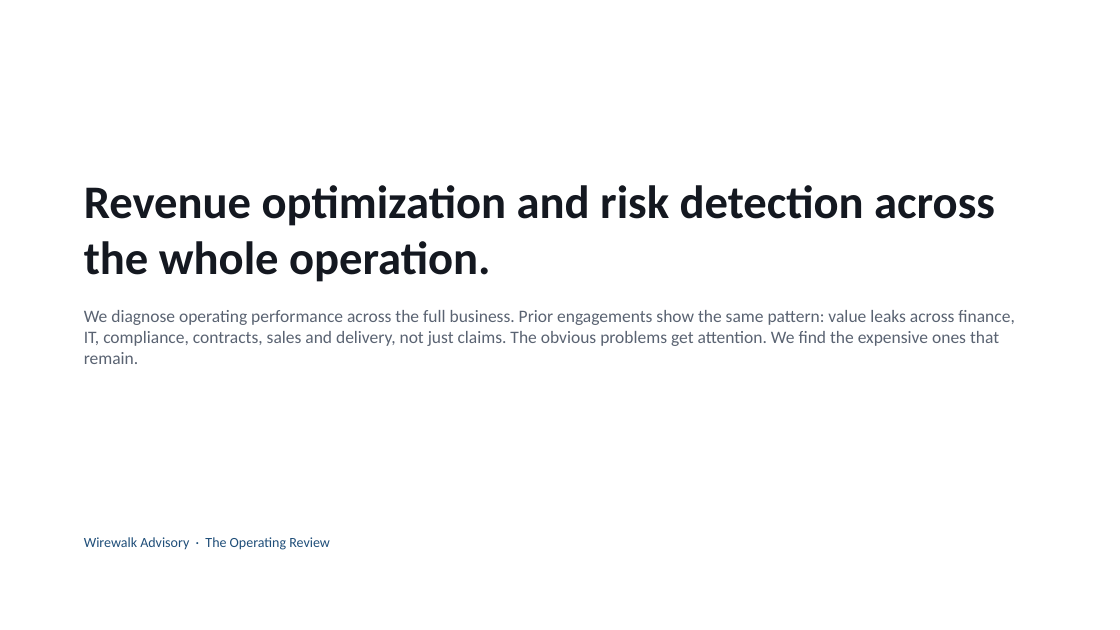
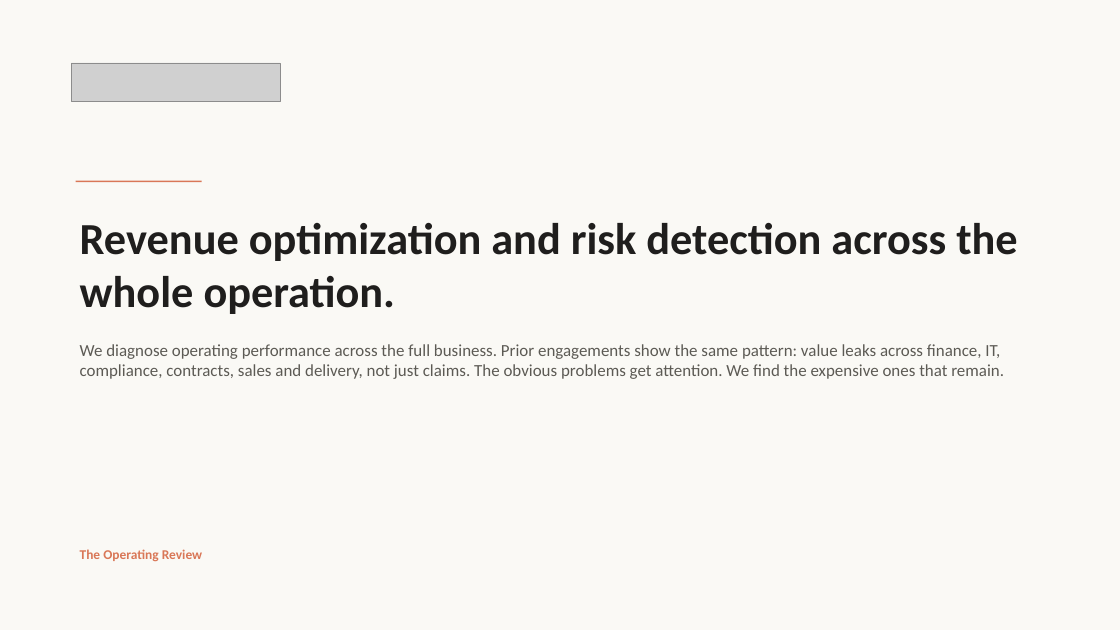
Before and after one commit to wirewalktech/AI-Extension, a slide deck: slide 1 of operating-review.pptx. Drawn at 1120x630 pixels with LibreOffice and Linux fonts; fonts in the diff are those of the drawing; grey boxes stand for pictures. Boxes give left, top, right and bottom in pixels: in the first picture for what was removed or moved away, otherwise in the second. Text is boxed around its words. In the diff, an @@ line names an element or a change of style, - is before the commit and + after.

```diff
--- a/operating-review.pptx
+++ b/operating-review.pptx
@@ background #FFFFFF to #FAF9F5 @@
@@ picture added at bbox=[71, 63, 280, 102] @@
@@ text "Revenue optimization and risk detection ...": place and size @@
-text "Revenue optimization and risk detection ..." at bbox=[84, 185, 1014, 364]
+text "Revenue optimization and risk detection ..." at bbox=[80, 223, 1017, 379]
@@ text "Revenue optimization and risk detection ..." at bbox=[80, 223, 1017, 379]: size 40 to 38 pt, text colour #141820 to #1F1E1D in "Revenue optimization and risk detection across the ..."; size 15 to 14.5 pt, text colour #5A6372 to #5C5A54 in "We diagnose operating performance across the full ..."; more space between paragraphs @@
@@ rectangle added at bbox=[76, 181, 202, 182], fill #D97757 @@
@@ text at bbox=[80, 549, 202, 561]: text changed; size 12 to 11.5 pt; text colour #1F4E79 to #D97757; bold on @@
-Wirewalk Advisory · The Operating Review
+The Operating Review
```
Also in this commit, not shown: 11 other slides changed, 5 other files.
